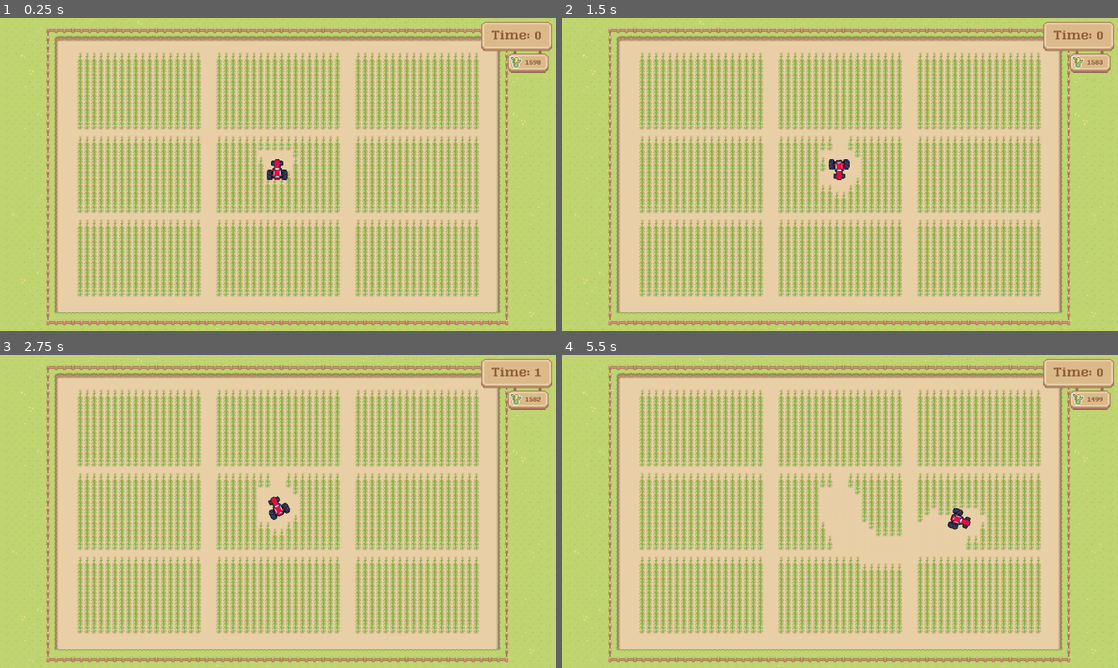
Above: before the commit, frames 1-4 (two rows, left to right).
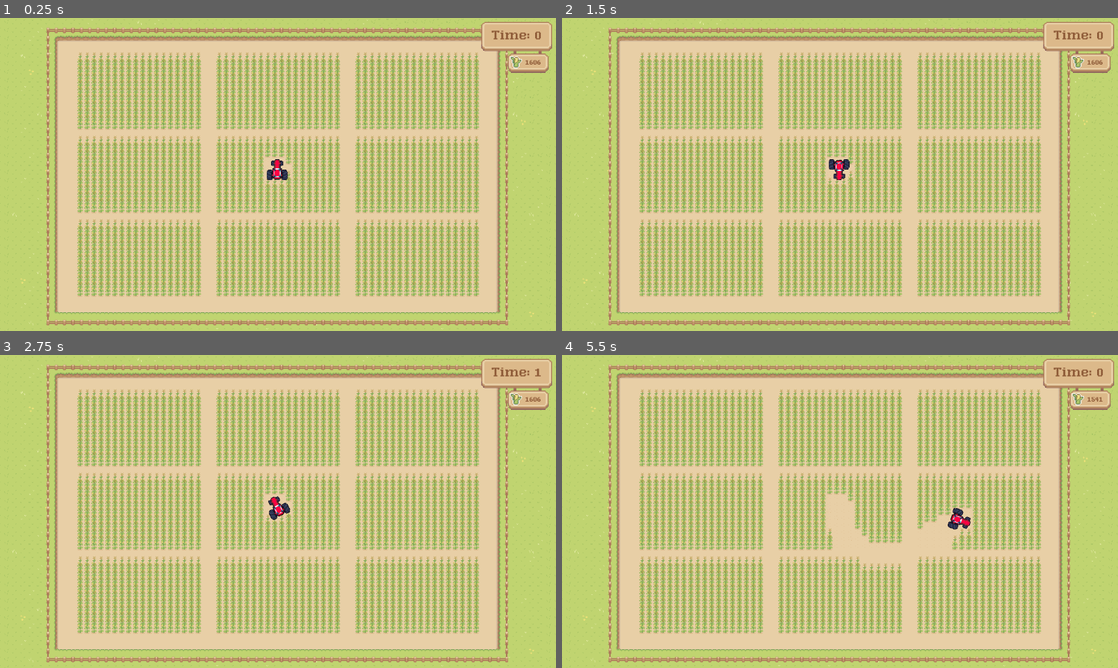
Above: after the commit, the same moments.

Repository: EmilBert/Harvest
Game: Godot game, scene res://World.tscn
Two runs of this game, one before a commit and one after it. Both use one fixed random seed, a clock stepped at 60 frames per second and the inputs below.
Inputs:
- Up to frame 1 (0.25 s): no input
- Up to frame 2 (1.5 s): tap Enter at 0.5 s; hold D (steer_right) 0.53-1.28 s; hold I (Attachment1) 0.53-1.28 s; tap Space (ui_select) at 0.77 s; hold A (steer_left) from 1.28 s (still down); tap O (Attachment2) at 1.35 s
- Up to frame 3 (2.75 s): tap Space (ui_select) at 1.52 s; release A (steer_left) at 2.03 s; hold D (steer_right) from 2.03 s (still down); hold P (Attachment3) from 2.03 s (still down)
- Up to frame 4 (5.5 s): release P (Attachment3) at 2.78 s; tap S (break) at 2.85 s; tap Space (ui_select) at 3.02, 3.77, 4.52 s; release D (steer_right) at 3.53 s; hold W (gas) 3.53-4.28 s; hold A (steer_left) from 3.53 s (still down); tap I (Attachment1) at 4.35 s; hold O (Attachment2) from 5.03 s (still down)

The runs differ from the first frame. In frame 1, 0.2% of the frame differs, in the area x 46-98%, y 13-47%; in frame 2, 0.4%; in frame 3, 0.5%; in frame 4, 0.9%, in the area x 46-98%, y 13-63%.

Commit message:
Combine graphic added

Diff:
--- a/Tractor.tscn
+++ b/Tractor.tscn
@@ -1,8 +1,9 @@
-[gd_scene load_steps=8 format=2]
+[gd_scene load_steps=9 format=2]
 
 [ext_resource path="res://Tractor.gd" type="Script" id=1]
 [ext_resource path="res://tractor.png" type="Texture" id=2]
 [ext_resource path="res://smoke.png" type="Texture" id=3]
+[ext_resource path="res://tractor-thing.png" type="Texture" id=4]
 
 [sub_resource type="AtlasTexture" id=4]
 atlas = ExtResource( 2 )
@@ -19,8 +20,8 @@
 [sub_resource type="CircleShape2D" id=5]
 radius = 29.4397
 
-[sub_resource type="RectangleShape2D" id=6]
-extents = Vector2( 36, 3.5 )
+[sub_resource type="RectangleShape2D" id=7]
+extents = Vector2( 38, 4.5 )
 
 [node name="Tractor" type="KinematicBody2D"]
 z_index = 3
@@ -33,11 +34,6 @@
 [node name="CollisionShape2D" type="CollisionShape2D" parent="."]
 scale = Vector2( 0.75, 0.8 )
 shape = SubResource( 5 )
-
-[node name="Expanded harvester" type="CollisionShape2D" parent="."]
-visible = false
-position = Vector2( 0, -26.5 )
-shape = SubResource( 6 )
 
 [node name="DriftSmoke1" type="CPUParticles2D" parent="."]
 position = Vector2( -15, 14 )
@@ -79,3 +75,15 @@
 angle_random = 1.0
 scale_amount = 1.5
 scale_amount_random = 1.0
+
+[node name="Combine" type="Sprite" parent="."]
+visible = false
+position = Vector2( 0, -33 )
+scale = Vector2( 1.2, 1.2 )
+z_index = -1
+texture = ExtResource( 4 )
+
+[node name="CombineCollider" type="CollisionShape2D" parent="."]
+position = Vector2( 0, -29.5 )
+shape = SubResource( 7 )
+disabled = true
Binary file added: tractor-thing.png
Not shown, added: tractor-thing.png.import
